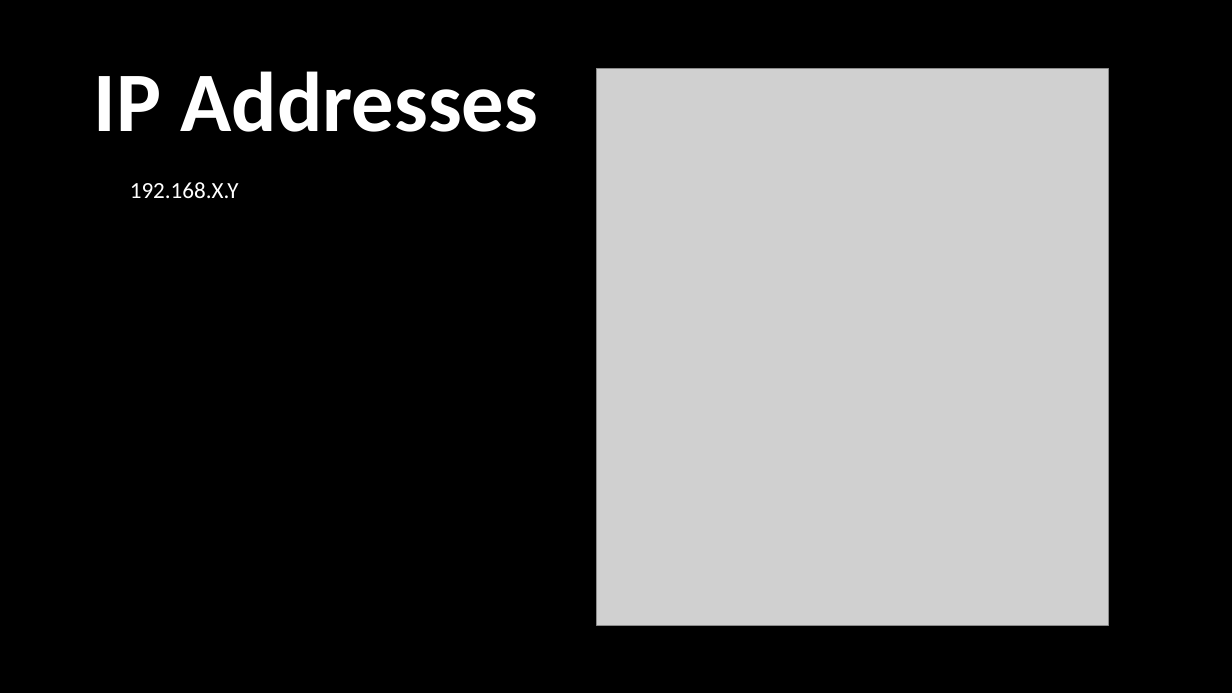
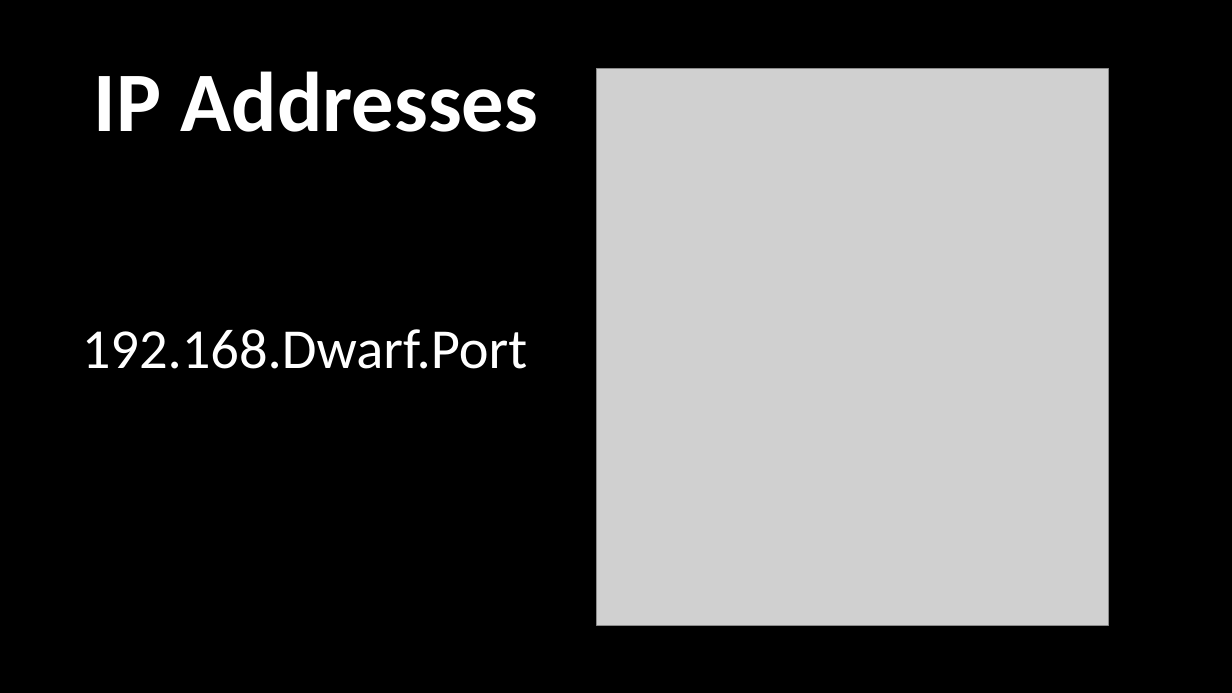
Before and after one commit to SDSMT-CSC464-F15/arm, a slide deck: slide 11 of Documents/ClientPresent3FOREAL.pptx. Drawn at 1232x693 pixels with LibreOffice and Linux fonts; fonts in the diff are those of the drawing; grey boxes stand for pictures. Boxes give left, top, right and bottom in pixels: in the first picture for what was removed or moved away, otherwise in the second. Text is boxed around its words. In the diff, an @@ line names an element or a change of style, - is before the commit and + after.

```diff
--- a/Documents/ClientPresent3FOREAL.pptx
+++ b/Documents/ClientPresent3FOREAL.pptx
@@ text at box(82, 329, 527, 369): text changed; size 18 to 44 pt @@
-192.168.X.Y
+192.168.Dwarf.Port
```
Also in this commit, not shown: 1 other slide changed.
